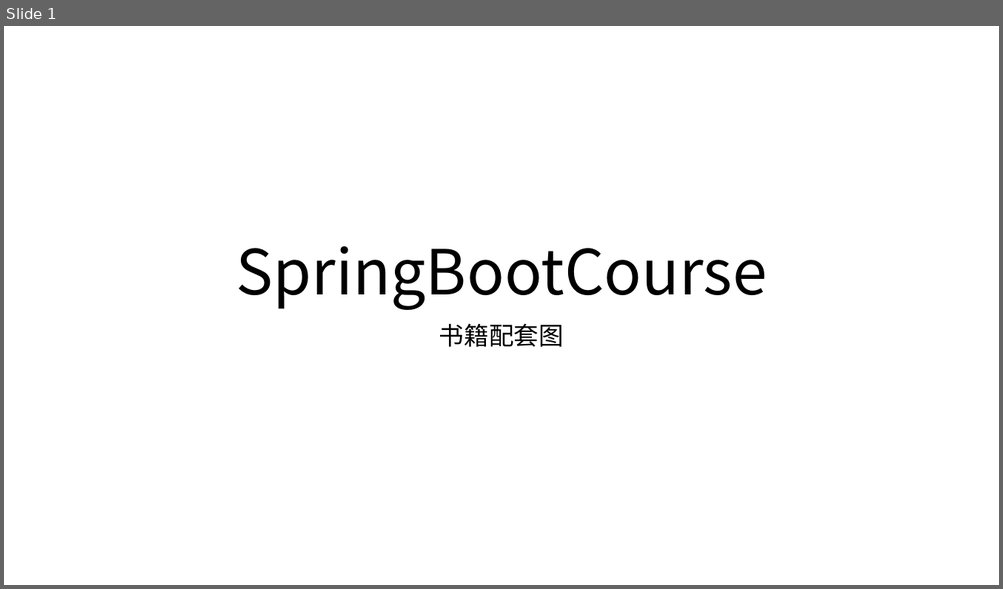
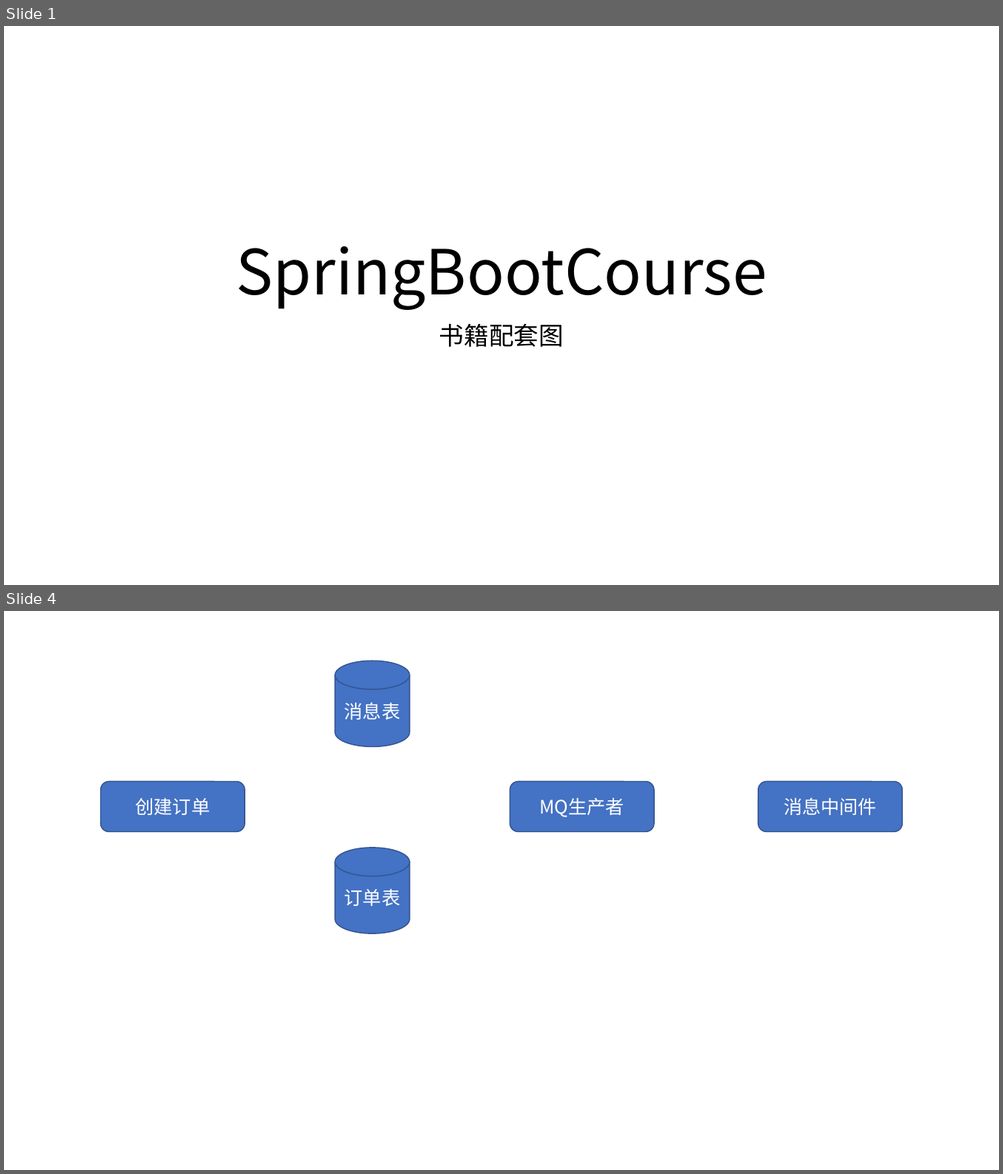
Before and after one commit to gyzhang/SpringBootCourse, a slide deck: 配套原图.pptx. Shown one above the other, each under a label of ours: slide 1 before the commit, slides 1 and 4 after it; the slides between them are not shown. The pictures are 1003x589 and 1003x1174 pixels, drawn with LibreOffice and Linux fonts; fonts in the diff are those of the drawing. Boxes give left, top, right and bottom in pixels: in the first picture for what was removed or moved away, otherwise in the second. Text is boxed around its words. In the diff, an @@ line names an element or a change of style, - is before the commit and + after.

```diff
--- a/配套原图.pptx
+++ b/配套原图.pptx
@@ slide 4 added at [4, 611, 999, 1170], background #FFFFFF @@
@@ cylinder added at [336, 661, 410, 747], fill #4472C4, outline #325491 1 pt, 18 pt, text #FFFFFF @@
+消息表
@@ rounded rectangle added at [100, 782, 244, 832], fill #4472C4, outline #325491 1 pt, 18 pt, text #FFFFFF @@
+创建订单
@@ rounded rectangle added at [510, 782, 654, 832], fill #4472C4, outline #325491 1 pt, 18 pt, text #FFFFFF @@
+MQ生产者
@@ rounded rectangle added at [758, 782, 902, 832], fill #4472C4, outline #325491 1 pt, 18 pt, text #FFFFFF @@
+消息中间件
@@ cylinder added at [336, 848, 410, 934], fill #4472C4, outline #325491 1 pt, 18 pt, text #FFFFFF @@
+订单表
```
Also in this commit, not shown: 1 slide changed, 1 other slide added, 6 other files.
